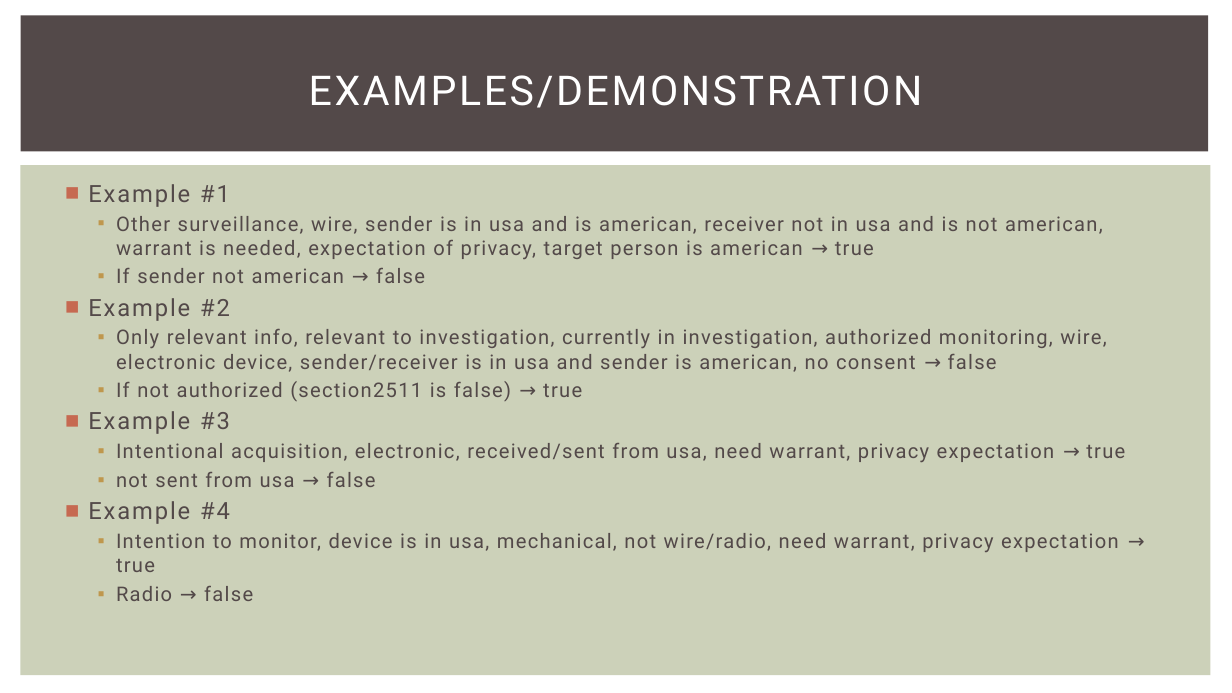
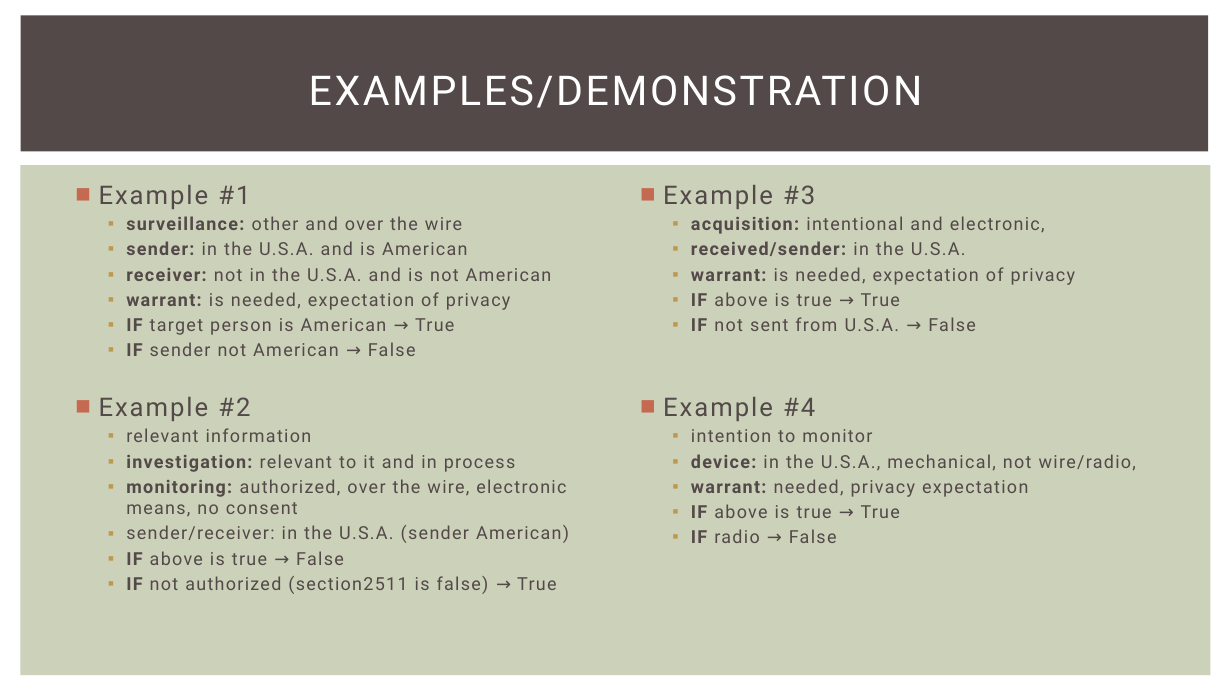
Before and after one commit to jakubbester/fisa-project, a slide deck: slide 2 of Project #2 (FISA Project).pptx. Drawn at 1232x693 pixels with LibreOffice and Linux fonts; fonts in the diff are those of the drawing. Boxes give left, top, right and bottom in pixels: in the first picture for what was removed or moved away, otherwise in the second. Text is boxed around its words. In the diff, an @@ line names an element or a change of style, - is before the commit and + after.

Commit message:
final ppt updates

```diff
--- a/Project #2 (FISA Project).pptx
+++ b/Project #2 (FISA Project).pptx
@@ text "Example #1": place and size @@
-text "Example #1" at bbox=[88, 184, 1125, 601]
+text "Example #1" at bbox=[99, 185, 569, 594]
@@ text at bbox=[99, 185, 250, 421]: size 18.5 to 20 pt in "Example #1", "Example #2" @@
@@ text added at bbox=[663, 185, 1136, 543], 14 pt, text #534949 @@
+■ Example #3
+  ▪ acquisition: intentional and electronic,
+  ▪ received/sender: in the U.S.A.
+  ▪ warrant: is needed, expectation of privacy
+  ▪ IF above is true → True
+  ▪ IF not sent from U.S.A. → False
+■ Example #4
+  ▪ intention to monitor
+  ▪ device: in the U.S.A., mechanical, not wire/radio,
+  ▪ warrant: needed, privacy expectation
+  ▪ IF above is true → True
+  ▪ IF radio → False
@@ text at bbox=[126, 216, 552, 356]: text changed; size 15.7 to 14 pt @@
-  ▪ Other surveillance, wire, sender is in usa and is american, receiver not in usa and is not american, warrant is needed, expectation of privacy, target person is american → true
-  ▪ If sender not american → false
+  ▪ surveillance: other and over the wire
+  ▪ sender: in the U.S.A. and is American
+  ▪ receiver: not in the U.S.A. and is not American
+  ▪ warrant: is needed, expectation of privacy
+  ▪ IF target person is American → True
+  ▪ IF sender not American → False
@@ text at bbox=[126, 428, 569, 594]: text changed; size 15.7 to 14 pt @@
-  ▪ Only relevant info, relevant to investigation, currently in investigation, authorized monitoring, wire, electronic device, sender/receiver is in usa and sender is american, no consent → false
-  ▪ If not authorized (section2511 is false) → true
-■ Example #3
-  ▪ Intentional acquisition, electronic, received/sent from usa, need warrant, privacy expectation → true
-  ▪ not sent from usa → false
-■ Example #4
-  ▪ Intention to monitor, device is in usa, mechanical, not wire/radio, need warrant, privacy expectation → true
-  ▪ Radio → false
+  ▪ relevant information
+  ▪ investigation: relevant to it and in process
+  ▪ monitoring: authorized, over the wire, electronic means, no consent
+  ▪ sender/receiver: in the U.S.A. (sender American)
+  ▪ IF above is true → False
+  ▪ IF not authorized (section2511 is false) → True
```
Also in this commit, not shown: 2 other slides changed.
